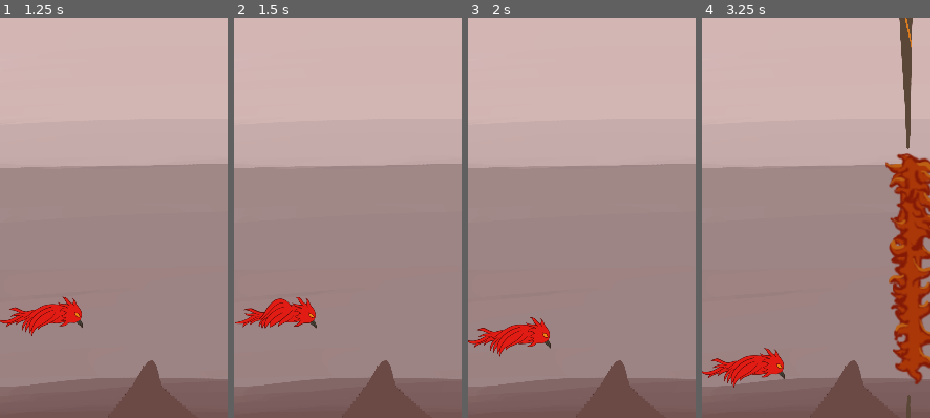
Above: before the commit, frames 1-4 (left to right).
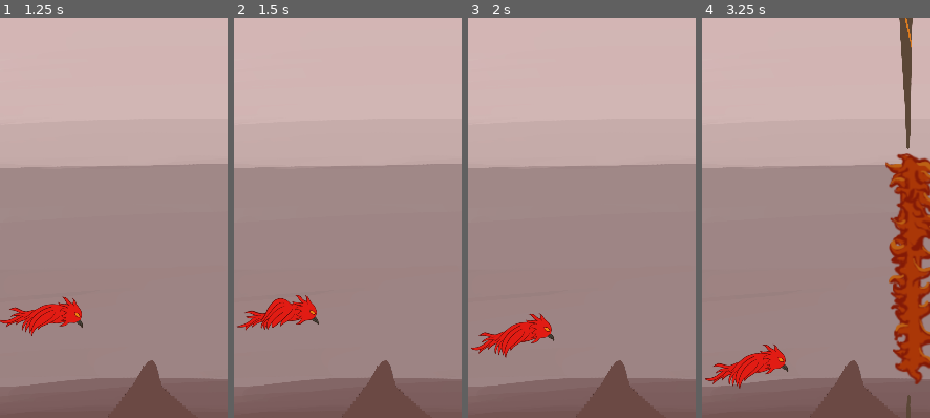
Above: after the commit, the same moments.

Repository: ecleaver/GoDot-GameCourse
Game: Godot game, scene res://Scenes/Menu/menu.tscn
The game is run twice, just before and just after one commit, with the same random seed, the same clock (stepped at 60 frames per second) and the same inputs.
Inputs:
- Up to frame 1 (1.25 s): tap Enter at 0.5 s; hold Space (power) from 0.53 s (still down)
- Up to frame 2 (1.5 s): release Space (power) at 1.28 s; tap Space (power) at 1.35 s
- Up to frame 3 (2 s): no input
- Up to frame 4 (3.25 s): hold Space (power) 2.03-2.78 s; tap Space (power) at 2.85 s
The pictures show only the part of the screen within x 0-50%, y 20-70%; the shares and areas given below are measured in that part.

Frame 1 is identical in both runs. In frame 2, 1.1% of the frame differs, in the area x 0-38%, y 69-79%; in frame 3, 1.3%, in the area x 0-38%, y 73-85%; in frame 4, 1.3%.

Commit message:
Flight animation

Diff:
--- /dev/null
+++ b/flight-game/Globals/SignalHub.gd
@@ -0,0 +1,5 @@
+extends Node
+signal on_bird_died
+
+func emit_on_death() ->void:
+	on_bird_died.emit()
--- a/flight-game/Scenes/FireBird/fire_bird.tscn
+++ b/flight-game/Scenes/FireBird/fire_bird.tscn
@@ -29,6 +29,44 @@
 radius = 23.0
 height = 96.0
 
+[sub_resource type="Animation" id="Animation_y7y75"]
+length = 0.001
+tracks/0/type = "value"
+tracks/0/imported = false
+tracks/0/enabled = true
+tracks/0/path = NodePath("../AnimatedSprite2D:rotation")
+tracks/0/interp = 1
+tracks/0/loop_wrap = true
+tracks/0/keys = {
+"times": PackedFloat32Array(0),
+"transitions": PackedFloat32Array(1),
+"update": 0,
+"values": [0.0]
+}
+
+[sub_resource type="Animation" id="Animation_xhi8r"]
+resource_name = "tilt"
+length = 0.4
+step = 0.05
+tracks/0/type = "value"
+tracks/0/imported = false
+tracks/0/enabled = true
+tracks/0/path = NodePath("../AnimatedSprite2D:rotation")
+tracks/0/interp = 1
+tracks/0/loop_wrap = true
+tracks/0/keys = {
+"times": PackedFloat32Array(0, 0.10090467, 0.19981124, 0.3),
+"transitions": PackedFloat32Array(1, 1, 1, 1),
+"update": 0,
+"values": [0.0, -0.08726646259971647, -0.1308996938995747, -0.17453292519943295]
+}
+
+[sub_resource type="AnimationLibrary" id="AnimationLibrary_gxi3h"]
+_data = {
+&"RESET": SubResource("Animation_y7y75"),
+&"tilt": SubResource("Animation_xhi8r")
+}
+
 [node name="FireBird" type="CharacterBody2D" unique_id=1488798734]
 collision_layer = 2
 script = ExtResource("1_y7y75")
@@ -43,3 +81,7 @@
 position = Vector2(1, 13)
 rotation = -1.5707964
 shape = SubResource("CapsuleShape2D_eflpu")
+
+[node name="AnimationPlayer" type="AnimationPlayer" parent="." unique_id=1353411772]
+root_node = NodePath("../CollisionShape2D")
+libraries/ = SubResource("AnimationLibrary_gxi3h")
--- a/flight-game/Scenes/Game/game.tscn
+++ b/flight-game/Scenes/Game/game.tscn
@@ -47,5 +47,4 @@
 
 [node name="GameUI" parent="CanvasLayer" unique_id=1542800588 instance=ExtResource("5_ciybh")]
 
-[connection signal="on_plane_died" from="FireBird" to="." method="_on_fire_bird_on_plane_died"]
 [connection signal="timeout" from="SpawnTimer" to="." method="_on_spawn_timer_timeout"]
--- a/flight-game/Scenes/GameUI/game_ui.gd
+++ b/flight-game/Scenes/GameUI/game_ui.gd
@@ -3,5 +3,8 @@
 
 @onready var game_over_label: Label = $MarginContainer/VSplitContainer/GameOverLabel
 
-func on_plane_died() -> void:
+func  _ready() -> void:
+	SignalHub.on_bird_died.connect(on_bird_died)
+
+func on_bird_died() -> void:
 	game_over_label.show()
--- a/flight-game/Scripts/fire_bird.gd
+++ b/flight-game/Scripts/fire_bird.gd
@@ -4,8 +4,9 @@
 var _fly : bool = false
 const FLIGHT : float = -550
 var _gravity : float = ProjectSettings.get("physics/2d/default_gravity")
+@onready var animation_player: AnimationPlayer = $AnimationPlayer
 
-signal on_plane_died
+#signal on_plane_died
 
 # Called when the node enters the     scene tree for the first time.
 func _ready() -> void:
@@ -20,21 +21,25 @@
 	#$AnimatedSprite2D.stop()
 	#set_physics_process(stopped)
 	get_tree().paused = true
-	on_plane_died.emit()
+	SignalHub.emit_on_death()
+
+
 
 # Called every frame. 'delta' is the elapsed time since the previous frame.
 func _physics_process(delta: float) -> void:
 	#velocity.x = _speed
 
-
-	velocity.y = _gravity * delta
-	if _fly:
-		velocity.y = FLIGHT
-		_fly = false
-
+	flight(delta)
 	move_and_slide()
 	if is_on_floor():
 		_stop_flight(true)
 	elif is_on_ceiling():
 		print("On Ceiling")
 	pass
+
+func flight(delta: float) -> void:
+	velocity.y = _gravity * delta
+	if _fly:
+		velocity.y = FLIGHT
+		_fly = false
+		animation_player.play("tilt")
--- a/flight-game/Scripts/game.gd
+++ b/flight-game/Scripts/game.gd
@@ -3,7 +3,6 @@
 @onready var upper_spawn: Marker2D = $UpperSpawn
 @onready var lower_spawn: Marker2D = $LowerSpawn
 const OBJECTS = preload("uid://bkplp8mj7ppon")
-@onready var game_ui: GameUI = $CanvasLayer/GameUI
 
 
 # Called when the node enters the scene tree for the first time.
@@ -36,5 +35,4 @@
 
 
 func _on_fire_bird_on_plane_died() -> void:
-	game_ui.on_plane_died()
 	pass # Replace with function body.
--- a/flight-game/project.godot
+++ b/flight-game/project.godot
@@ -17,6 +17,7 @@
 [autoload]
 
 GameManger="*uid://l1xn17mcfm8o"
+SignalHub="*uid://cftx4pt3nulpy"
 
 [display]
 
Not shown, added: flight-game/Globals/SignalHub.gd.uid
